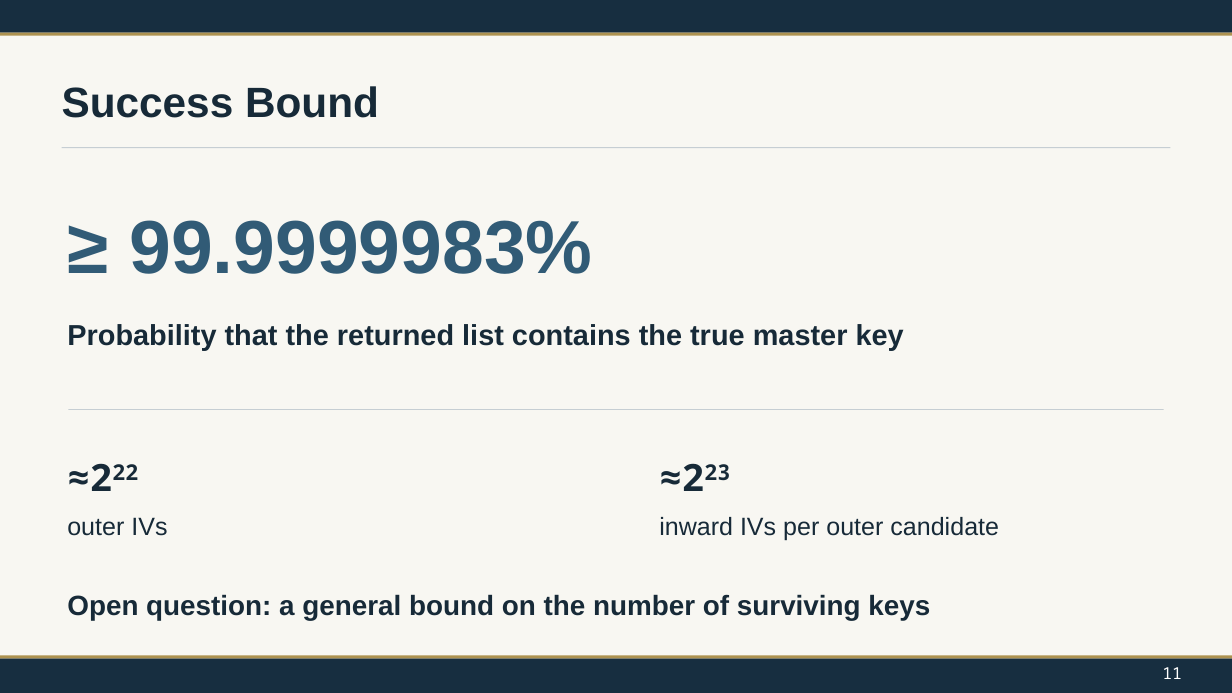
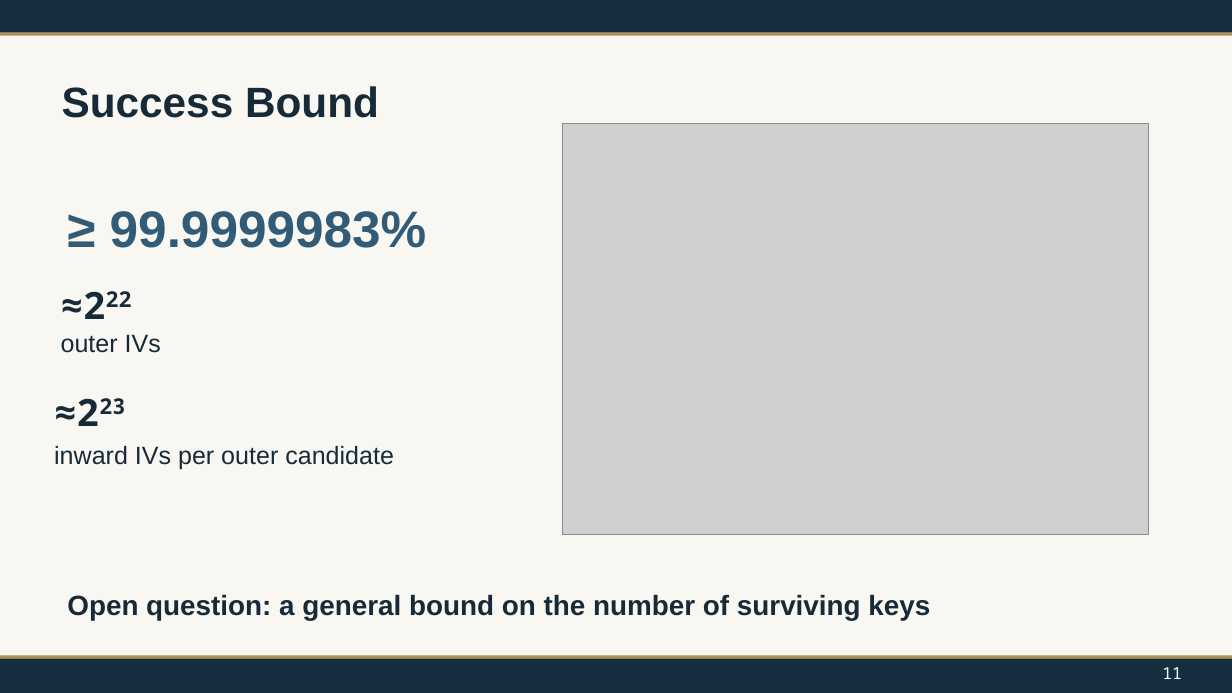
Before and after one commit to noahostle/SPEAR, a slide deck: slide 11 of paper/presentation.pptx. Drawn at 1232x693 pixels with LibreOffice and Linux fonts; fonts in the diff are those of the drawing; grey boxes stand for pictures. Boxes give left, top, right and bottom in pixels: in the first picture for what was removed or moved away, otherwise in the second. Text is boxed around its words. In the diff, an @@ line names an element or a change of style, - is before the commit and + after.

```diff
--- a/paper/presentation.pptx
+++ b/paper/presentation.pptx
@@ rectangle removed at [62,147,1171,148] @@
@@ picture added at [562,124,1149,535] @@
@@ text "≥ 99.9999983%": place and size @@
-text "≥ 99.9999983%" at [129,220,592,274]
+text "≥ 99.9999983%" at [110,211,427,248]
@@ text "≥ 99.9999983%" at [110,211,427,248]: size 58.5 to 40 pt @@
@@ text "≈222": place and size @@
-text "≈222" at [67,452,568,502]
+text "≈222" at [61,279,562,329]
@@ text "outer IVs": place and size @@
-text "outer IVs" at [67,517,167,536]
+text "outer IVs" at [61,334,161,353]
@@ text removed at [67,324,904,350] @@
-Probability that the returned list contains the true master key
@@ text "≈223": place and size @@
-text "≈223" at [660,452,1161,502]
+text "≈223" at [55,386,555,436]
@@ rectangle removed at [68,409,1164,410] @@
@@ text "inward IVs per outer candidate": place and size @@
-text "inward IVs per outer candidate" at [659,517,999,540]
+text "inward IVs per outer candidate" at [54,446,394,470]
```
Also in this commit, not shown: 2 other slides changed.
